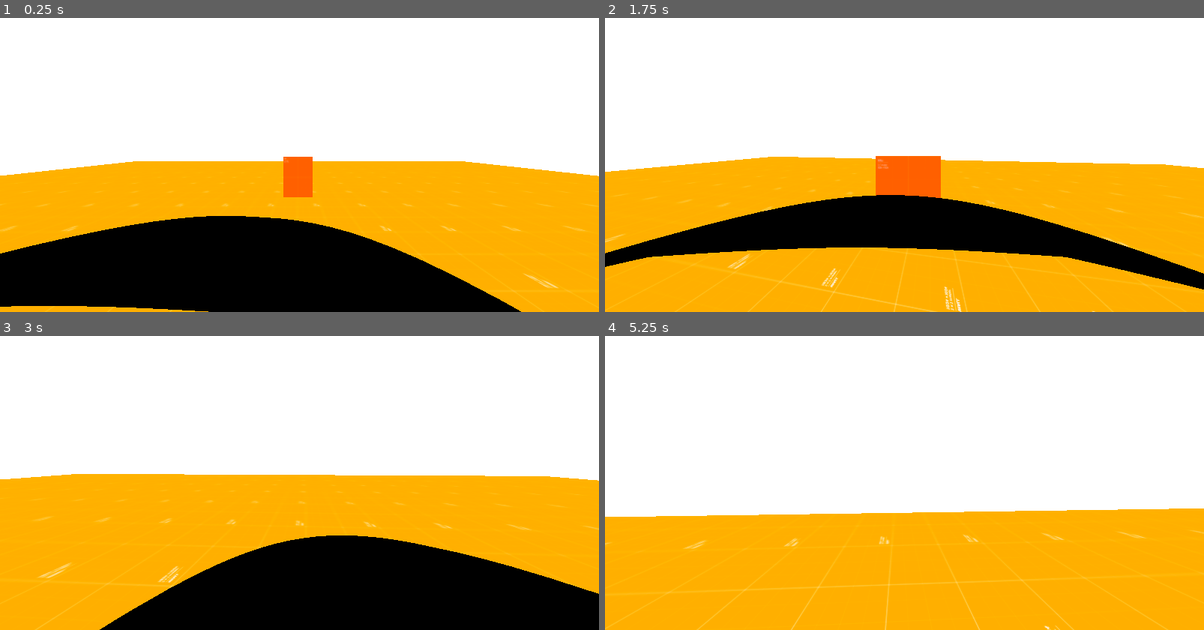
Above: before the commit, frames 1-4 (two rows, left to right).
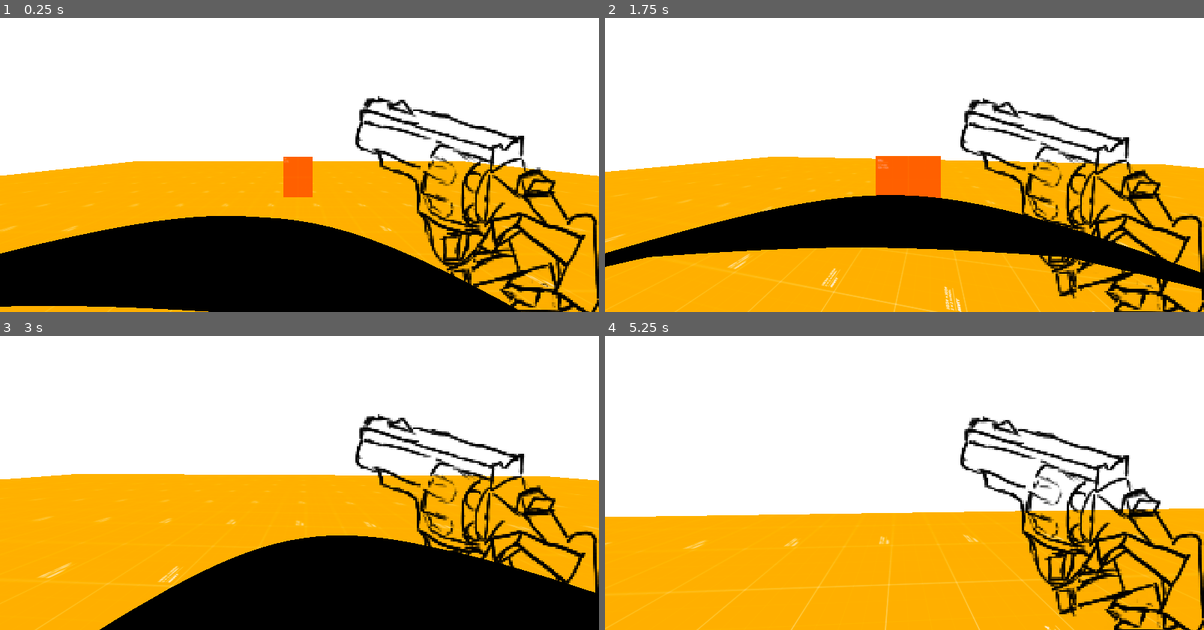
Above: after the commit, the same moments.

Repository: Studio-Algor/Project-Cursed
Game: Godot game, scene res://scenes/Main.tscn
Two runs of this game, one before a commit and one after it. Both use one fixed random seed, a clock stepped at 60 frames per second and the inputs below.
Inputs (mouse positions are in pixels of both pictures, inside the frame that each line leads up to):
- Up to frame 1 (0.25 s): no input
- Up to frame 2 (1.75 s): tap Enter (ui_accept) at 0.5, 0.77, 1.52 s; move the mouse to (934, 141) at 0.52 s; hold Up (ui_up) from 0.53 s (still down); move the mouse to (874, 144) at 1.27 s
- Up to frame 3 (3 s): keep holding Up (ui_up); move the mouse to (311, 456) at 2.02 s; move the mouse to (293, 468) at 2.77 s
- Up to frame 4 (5.25 s): keep holding Up (ui_up); tap Enter (ui_accept) at 3.02, 3.77, 4.52 s; move the mouse to (946, 465) at 3.52 s; move the mouse to (856, 456) at 4.27 s; move the mouse to (910, 462) at 5.02 s

The runs differ from the first frame. In frame 1, 6.6% of the frame differs, in the area x 59-100%, y 26-100%; in frame 2, 5.6%; in frame 3, 4.7%; in frame 4, 6.7%, in the area x 59-100%, y 27-100%.

Commit message:
Added GunV1

Diff:
--- a/scenes/Main.tscn
+++ b/scenes/Main.tscn
@@ -1,9 +1,73 @@
-[gd_scene load_steps=14 format=3 uid="uid://ca2dgxr4qoknj"]
-
+[gd_scene load_steps=29 format=3 uid="uid://ca2dgxr4qoknj"]
+
+[ext_resource type="Texture2D" uid="uid://cgwudyprvx6ef" path="res://sprites/gun/idle/untitled0001.png" id="1_bb450"]
 [ext_resource type="Script" uid="uid://da3wqt7cfwi7r" path="res://scripts/Player.gd" id="1_elqb8"]
 [ext_resource type="Texture2D" uid="uid://dut5dgeqle58l" path="res://sprites/prototype.png" id="1_rvslj"]
+[ext_resource type="Texture2D" uid="uid://dpmy5c7xuyps7" path="res://sprites/gun/idle/untitled0002.png" id="2_nfivy"]
 [ext_resource type="Script" uid="uid://535pnipwb6tb" path="res://scripts/Gun.gd" id="3_0bbpv"]
+[ext_resource type="Texture2D" uid="uid://bqtkvk1tdkpsr" path="res://sprites/gun/idle/untitled0003.png" id="3_1nqs0"]
+[ext_resource type="Texture2D" uid="uid://b181n1blwq654" path="res://sprites/gun/idle/untitled0004.png" id="4_1iba3"]
 [ext_resource type="Script" uid="uid://c2xuqgckkjyeo" path="res://scenes/Enemy.gd" id="4_rarhs"]
+[ext_resource type="Texture2D" uid="uid://cn08u14bdcand" path="res://sprites/gun/idle/untitled0005.png" id="5_yxlcp"]
+[ext_resource type="Texture2D" uid="uid://b87ujmgmt8i5x" path="res://sprites/gun/idle/untitled0006.png" id="6_ebg2g"]
+[ext_resource type="Texture2D" uid="uid://dcmlmp452hrjn" path="res://sprites/gun/idle/untitled0007.png" id="7_2ofn6"]
+[ext_resource type="Texture2D" uid="uid://mkmwg774bdwo" path="res://sprites/gun/idle/untitled0008.png" id="8_xa025"]
+[ext_resource type="Texture2D" uid="uid://csvpmvpjai8s5" path="res://sprites/gun/idle/untitled0009.png" id="9_36rkl"]
+[ext_resource type="Texture2D" uid="uid://oyuji3mk6i44" path="res://sprites/gun/idle/untitled0010.png" id="10_fs0b5"]
+[ext_resource type="Texture2D" uid="uid://7patvgftyugv" path="res://sprites/gun/idle/untitled0011.png" id="11_ma7h6"]
+[ext_resource type="Texture2D" uid="uid://dm72jyfyxbcp5" path="res://sprites/gun/idle/untitled0012.png" id="12_e2s0e"]
+[ext_resource type="Texture2D" uid="uid://bfopjh56l4gd4" path="res://sprites/gun/idle/untitled0013.png" id="13_gsxep"]
+[ext_resource type="Texture2D" uid="uid://bgfcuif5lw4qs" path="res://sprites/gun/idle/untitled0014.png" id="14_v0vrg"]
+
+[sub_resource type="SpriteFrames" id="SpriteFrames_dg70y"]
+animations = [{
+"frames": [{
+"duration": 1.0,
+"texture": ExtResource("1_bb450")
+}, {
+"duration": 1.0,
+"texture": ExtResource("2_nfivy")
+}, {
+"duration": 1.0,
+"texture": ExtResource("3_1nqs0")
+}, {
+"duration": 1.0,
+"texture": ExtResource("4_1iba3")
+}, {
+"duration": 1.0,
+"texture": ExtResource("5_yxlcp")
+}, {
+"duration": 1.0,
+"texture": ExtResource("6_ebg2g")
+}, {
+"duration": 1.0,
+"texture": ExtResource("7_2ofn6")
+}, {
+"duration": 1.0,
+"texture": ExtResource("8_xa025")
+}, {
+"duration": 1.0,
+"texture": ExtResource("9_36rkl")
+}, {
+"duration": 1.0,
+"texture": ExtResource("10_fs0b5")
+}, {
+"duration": 1.0,
+"texture": ExtResource("11_ma7h6")
+}, {
+"duration": 1.0,
+"texture": ExtResource("12_e2s0e")
+}, {
+"duration": 1.0,
+"texture": ExtResource("13_gsxep")
+}, {
+"duration": 1.0,
+"texture": ExtResource("14_v0vrg")
+}],
+"loop": true,
+"name": &"default",
+"speed": 5.0
+}]
 
 [sub_resource type="ProceduralSkyMaterial" id="ProceduralSkyMaterial_elqb8"]
 sky_horizon_color = Color(0.662243, 0.671743, 0.686743, 1)
@@ -47,18 +111,53 @@
 
 [node name="Node3D" type="Node3D"]
 
-[node name="ColorRect" type="ColorRect" parent="."]
-anchors_preset = -1
-anchor_left = 0.497396
-anchor_top = 0.49537
-anchor_right = 0.502604
-anchor_bottom = 0.50463
+[node name="HUD & Gun" type="Control" parent="."]
+layout_mode = 3
+anchors_preset = 15
+anchor_right = 1.0
+anchor_bottom = 1.0
 grow_horizontal = 2
 grow_vertical = 2
 size_flags_horizontal = 4
 size_flags_vertical = 4
 mouse_filter = 2
-metadata/_edit_use_anchors_ = true
+
+[node name="ColorRect" type="ColorRect" parent="HUD & Gun"]
+layout_mode = 1
+anchors_preset = 8
+anchor_left = 0.5
+anchor_top = 0.5
+anchor_right = 0.5
+anchor_bottom = 0.5
+offset_left = -3.0
+offset_top = -3.0
+offset_right = 3.0
+offset_bottom = 3.0
+grow_horizontal = 2
+grow_vertical = 2
+size_flags_horizontal = 4
+size_flags_vertical = 4
+mouse_filter = 2
+
+[node name="Gun" type="Control" parent="HUD & Gun"]
+layout_mode = 1
+anchors_preset = 3
+anchor_left = 1.0
+anchor_top = 1.0
+anchor_right = 1.0
+anchor_bottom = 1.0
+offset_left = -40.0
+offset_top = -40.0
+grow_horizontal = 0
+grow_vertical = 0
+
+[node name="AnimatedSprite2D" type="AnimatedSprite2D" parent="HUD & Gun/Gun"]
+texture_filter = 1
+scale = Vector2(3.605, 3.605)
+sprite_frames = SubResource("SpriteFrames_dg70y")
+autoplay = "default"
+frame_progress = 0.707816
+offset = Vector2(-74.91, -142.165)
 
 [node name="WorldEnvironment" type="WorldEnvironment" parent="."]
 environment = SubResource("Environment_0bbpv")
Not shown, added: sprites/gun/idle/untitled0001.png.import
Not shown, added: sprites/gun/idle/untitled0002.png.import
Not shown, added: sprites/gun/idle/untitled0003.png.import
Not shown, added: sprites/gun/idle/untitled0004.png.import
Not shown, added: sprites/gun/idle/untitled0005.png.import
Not shown, added: sprites/gun/idle/untitled0006.png.import
Not shown, added: sprites/gun/idle/untitled0007.png.import
Not shown, added: sprites/gun/idle/untitled0008.png.import
Not shown, added: sprites/gun/idle/untitled0009.png.import
Not shown, added: sprites/gun/idle/untitled0010.png.import
Not shown, added: sprites/gun/idle/untitled0011.png.import
Not shown, added: sprites/gun/idle/untitled0012.png.import
(and 2 more such lines)
